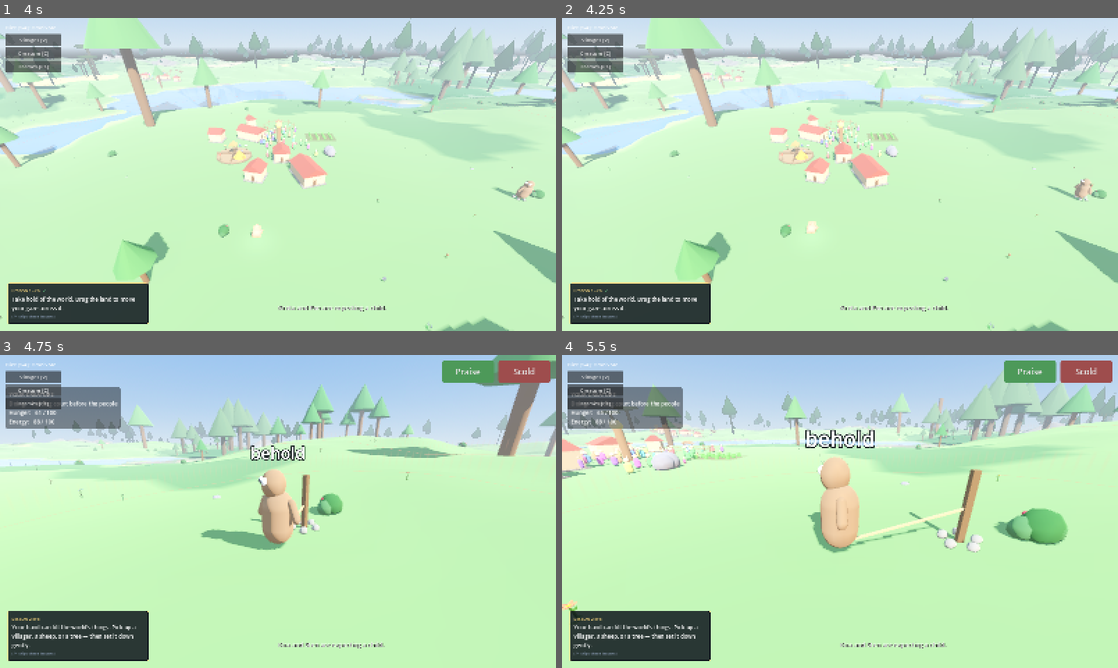
Above: before the commit, frames 1-4 (two rows, left to right).
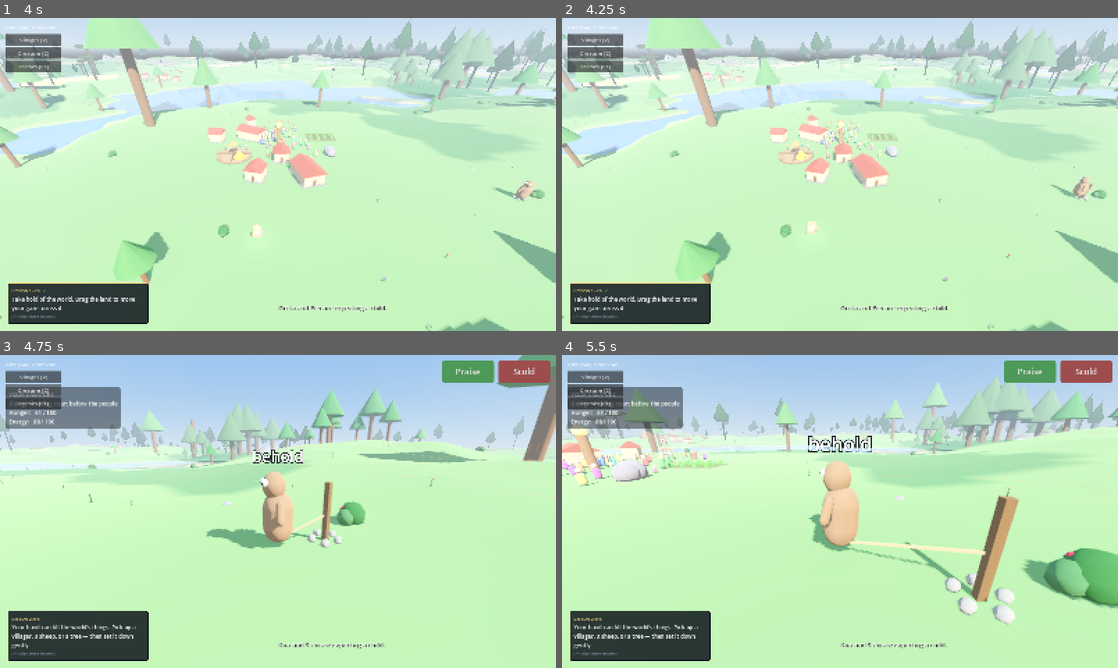
Above: after the commit, the same moments.

Repository: tjloman/tjloman
Game: Godot game, scene res://scenes/main.tscn
Two runs of this game, one before a commit and one after it. Both use one fixed random seed, a clock stepped at 60 frames per second and the inputs below.
Inputs (mouse positions are in pixels of both pictures, inside the frame that each line leads up to):
- Up to frame 1 (4 s): click (239, 183) at 0.52 s; type "Alex" at 0.6 s; click "Begin" at 1.25 s; click "Begin" at 2 s; tap Enter at 2.75 s; move the mouse to (400, 158) at 2.77 s; hold Right 2.78-3.5 s; hold S (cam_back) 2.78-3.5 s; click (400, 158) at 2.92 s; drag from (166, 190) to (250, 237) at 3.52 s
- Up to frame 2 (4.25 s): no input
- Up to frame 3 (4.75 s): click "Creature [C]" at 4.25 s
- Up to frame 4 (5.5 s): move the mouse to (895, 442) at 5.02 s; hold Right from 5.03 s (still down); hold A (cam_left) from 5.03 s (still down)

Frame 1 is identical in both runs. In frame 2, 0.1% of the frame differs, in the area x 87-96%, y 50-59%; in frame 3, 12%; in frame 4, 20%, in the area x 0-100%, y 4-87%.

Commit message:
Creature: a heap for route search, fewer searches on patrol
The meter's slowest call was the creature at 11.8 ms (GUARD) and
13.6 ms (COMMUNE), and it topped a town's bill. Both are walking
states; walking far means NavField.route, an A* of up to 380 cells.

Its frontier was a sorted Array of [priority, cell] pairs: pop_front
shifted everything behind the front, and each push allocated a pair and
shifted the rest to insert it. It is now a binary heap in two packed
arrays. Modelled over 300 searches on random ground: the same route
cost every time, and 12x fewer element moves.

On GUARD the creature walked to random points on a ring round the
village, usually further apart than CreatureSteering.DIRECT, so each
post was a search. It now hops round the ring inside DIRECT and never
plans on patrol. COMMUNE counted its audience, a walk of every
villager, on every tick; now twice a second.

tools/route_heap.py: statement checks, the search modelled both ways,
break-tested.

Co-Authored-By: Claude Opus 5.5 <noreply@anthropic.com>
Claude-Session: https://claude.ai/code/session_01NqBKfyc5c6bViy6kUi2S7P

Diff:
--- a/scripts/creature/creature.gd
+++ b/scripts/creature/creature.gd
@@ -1726,9 +1726,13 @@
 	if village == null:
 		_target = global_position
 		return
-	var angle := randf() * TAU
-	_target = village.global_position \
-		+ Vector3(cos(angle), 0, sin(angle)) * village.influence_radius * 0.8
+	# ROUND THE RING IN HOPS, not across it: a hop inside CreatureSteering.DIRECT
+	# needs no route planned, and a patrol across the ring planned one per post.
+	var radius := village.influence_radius * 0.8
+	var from := global_position - village.global_position
+	var angle := atan2(from.z, from.x) \
+		+ 2.0 * asin(minf((CreatureSteering.DIRECT - 1.0) / (2.0 * radius), 1.0))
+	_target = village.global_position + Vector3(cos(angle), 0, sin(angle)) * radius
 
 
 ## Deeds of appetite and malice ----------------------------------------------
--- a/scripts/creature/creature_leisure.gd
+++ b/scripts/creature/creature_leisure.gd
@@ -23,6 +23,11 @@
 ## lying down as a share of its standing half-height. See `_lie_down`.
 const LIE_ROLL := 80.0
 const LIE_THICK := 0.30
+## How often the audience at a communing is counted, in seconds.
+const AUDIENCE_EVERY := 0.5
+
+static var _audience := 0
+static var _audience_in := 0.0
 
 static func lounge(who: Creature, delta: float) -> void:
 	# IF HE HAS A BED, HE USES IT. Lounging used to happen wherever he was
@@ -158,7 +163,7 @@
 	who._apply_gravity_only(delta)
 	who._action_time -= delta
 	village.hive.invite("commune", who, who.global_position, 0.8)
-	var audience: int = CreatureEyes.audience(who, 20.0)
+	var audience := _audience_of(who, delta)
 	if audience > 0:
 		village.change_belief(0.3 * delta * minf(audience, 6))
 		village.notice(0.4 * delta)
@@ -173,6 +178,16 @@
 	if who._action_time <= 0.0:
 		who._last_deed = "commune"
 		who._finish_choice(0.4 + audience * 0.3)
+
+
+## WHO IS WATCHING, counted twice a second rather than every tick: it is a walk
+## of every villager in the world, and a crowd does not come and go that fast.
+static func _audience_of(who: Creature, delta: float) -> int:
+	_audience_in -= delta
+	if _audience_in <= 0.0:
+		_audience_in = AUDIENCE_EVERY
+		_audience = CreatureEyes.audience(who, 20.0)
+	return _audience
 
 
 ## IT LOOKS UP AT YOU, AND STOPS.
--- a/scripts/nav_field.gd
+++ b/scripts/nav_field.gd
@@ -448,13 +448,19 @@
 
 	var came := {}                          # cell -> cell it was reached from
 	var best := {start: 0.0}                # cell -> cheapest cost known to it
-	# The frontier, kept in cost order by insertion. Re-sorting the whole thing
-	# on every pop is what turns a cheap search into a frame hitch.
-	var open: Array = [[_octile(start, goal), start]]
+	# THE FRONTIER, AS A HEAP. It was a sorted Array of [priority, cell] pairs:
+	# every pop took the front and shifted everything behind it, and every push
+	# allocated a new pair and shifted half the list to slot it in — thousands of
+	# shifts and allocations a search, which is the creature's eleven- and
+	# thirteen-millisecond calls on the meter. A binary heap in two packed
+	# arrays does both in a handful of steps and allocates nothing.
+	var open_cost := PackedFloat64Array([_octile(start, goal)])
+	var open_cell := PackedVector2Array([Vector2(start)])
 	var found := false
 	var expanded := 0
-	while not open.is_empty() and expanded < ROUTE_BUDGET:
-		var here: Vector2i = open.pop_front()[1]
+	while not open_cost.is_empty() and expanded < ROUTE_BUDGET:
+		var here := Vector2i(open_cell[0])
+		_heap_pop(open_cost, open_cell)
 		if here == goal:
 			found = true
 			break
@@ -472,7 +478,7 @@
 				continue
 			best[there] = cost
 			came[there] = here
-			_enqueue(open, cost + _octile(there, goal), there)
+			_heap_push(open_cost, open_cell, cost + _octile(there, goal), there)
 	if not found:
 		last_cost = INF
 		_routes_failed += 1
@@ -521,18 +527,50 @@
 	return live
 
 
-## Slot a cell into the frontier so the cheapest is always at the front.
-func _enqueue(open: Array, priority: float, cell: Vector2i) -> void:
-	var lo := 0
-	var hi := open.size()
-	while lo < hi:
-		@warning_ignore("integer_division")
-		var mid := (lo + hi) / 2
-		if float(open[mid][0]) < priority:
-			lo = mid + 1
-		else:
-			hi = mid
-	open.insert(lo, [priority, cell])
+## Into the frontier: appended, then lifted while it is cheaper than its parent.
+static func _heap_push(costs: PackedFloat64Array, cells: PackedVector2Array,
+		priority: float, cell: Vector2i) -> void:
+	costs.append(priority)
+	cells.append(Vector2(cell))
+	var i := costs.size() - 1
+	while i > 0:
+		var up := (i - 1) >> 1
+		if costs[up] <= costs[i]:
+			break
+		var c := costs[up]
+		costs[up] = costs[i]
+		costs[i] = c
+		var v := cells[up]
+		cells[up] = cells[i]
+		cells[i] = v
+		i = up
+
+
+## Out of the frontier: the cheapest goes, the last takes its place and sinks.
+static func _heap_pop(costs: PackedFloat64Array, cells: PackedVector2Array) -> void:
+	var last := costs.size() - 1
+	costs[0] = costs[last]
+	cells[0] = cells[last]
+	costs.resize(last)
+	cells.resize(last)
+	var i := 0
+	while true:
+		var least := i
+		var a := i * 2 + 1
+		var b := a + 1
+		if a < last and costs[a] < costs[least]:
+			least = a
+		if b < last and costs[b] < costs[least]:
+			least = b
+		if least == i:
+			return
+		var c := costs[least]
+		costs[least] = costs[i]
+		costs[i] = c
+		var v := cells[least]
+		cells[least] = cells[i]
+		cells[i] = v
+		i = least
 
 
 ## How costly it is to step between two neighbouring cells, or -1 for a step
Not shown, added: tools/route_heap.py
